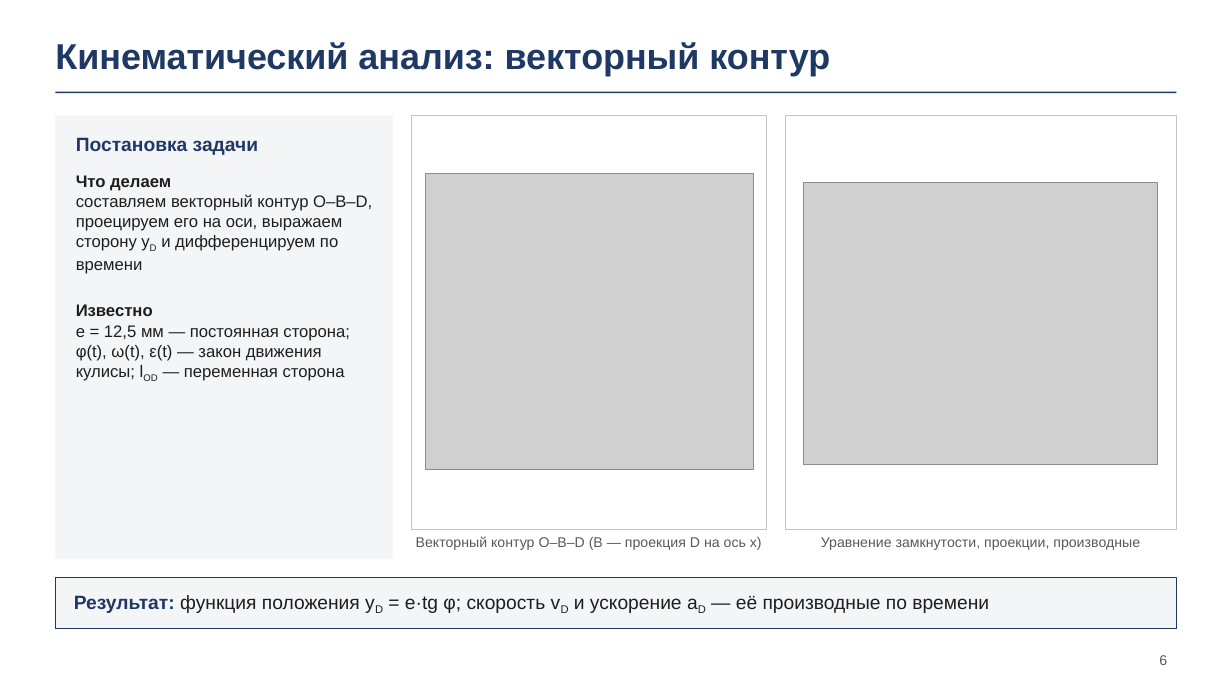
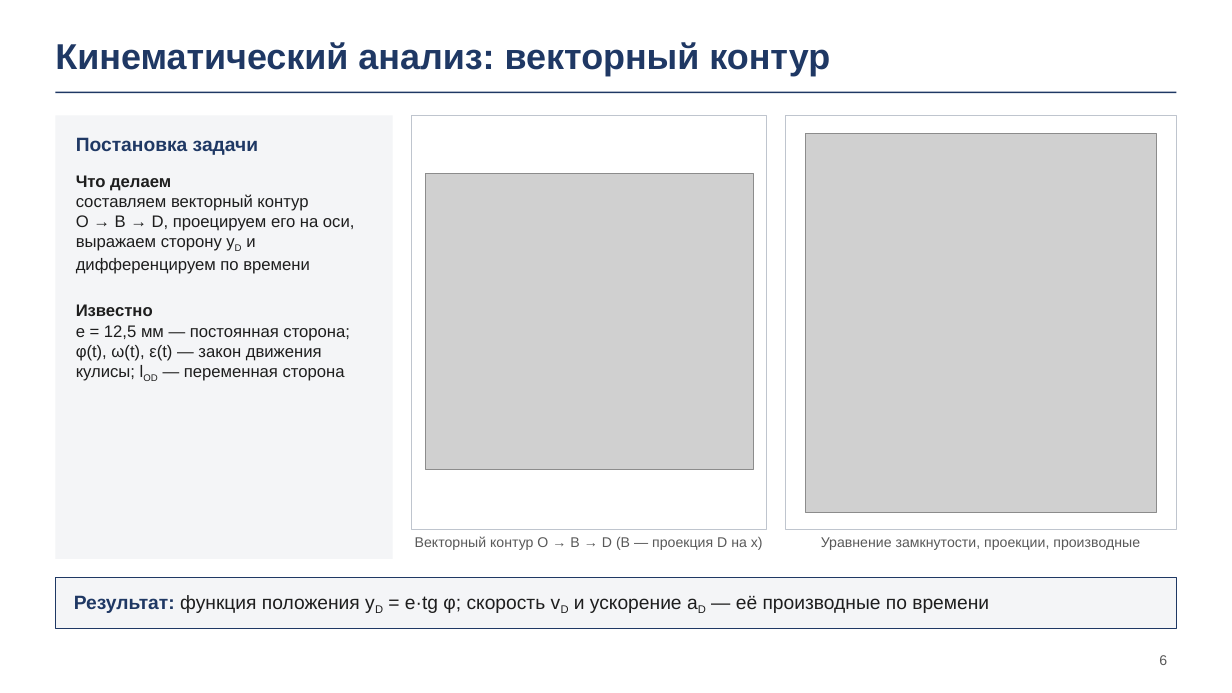
Before and after one commit to DamirNine/prikmeh, a slide deck: slide 6 of курсовой/2026-11-23/Презентация/Презентация_укупориватель_23-11.pptx. Drawn at 1232x693 pixels with LibreOffice and Linux fonts; fonts in the diff are those of the drawing; grey boxes stand for pictures; background and template pictures are left out. Boxes give left, top, right and bottom in pixels: in the first picture for what was removed or moved away, otherwise in the second. Text is boxed around its words. In the diff, an @@ line names an element or a change of style, - is before the commit and + after.

```diff
--- a/курсовой/2026-11-23/Презентация/Презентация_укупориватель_23-11.pptx
+++ b/курсовой/2026-11-23/Презентация/Презентация_укупориватель_23-11.pptx
@@ picture: place and size @@
-picture at box(804, 182, 1158, 464)
+picture at box(806, 134, 1156, 513)
@@ text at box(76, 194, 354, 274): text changed @@
-составляем векторный контур O–B–D, проецируем его на оси, выражаем сторону yD и дифференцируем по времени
+составляем векторный контур O → B → D, проецируем его на оси, выражаем сторону yD и дифференцируем по времени
@@ text at box(415, 536, 763, 550): text changed @@
-Векторный контур O–B–D (B — проекция D на ось x)
+Векторный контур O → B → D (B — проекция D на x)
```
Also in this commit, not shown: 3 other slides changed, 19 other files.
